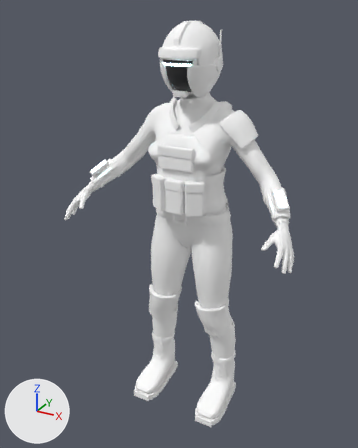
A saved change to the glTF model fractured-time/public/assets/characters/operative/operative.glb.
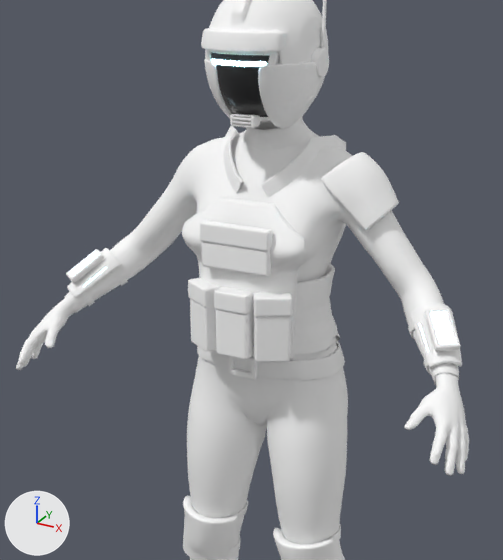
Old and new are each drawn whole from a 50 mm lens placed at (0.904, -1.798, 1.762), pointed at (-0.031, -0.097, 0.911) and again close up on the part from 16% to 87% of the width and 7% to 71% of the height. Arrows for +X, +Y and +Z are at lower left; the lights stay in place. The older version's two pictures come first. Vertices at exactly the same position are counted once.

In view in the first close-up: 'npc_belt', 'npc_carrier_front', 'npc_cheeks', 'npc_cummerbund', 'npc_gloves', 'npc_helmet', 'npc_kneepad_r', 'npc_pauldron_l', 'npc_pouches', 'npc_shirt', 'npc_trousers', 'npc_visor' and 13 more.
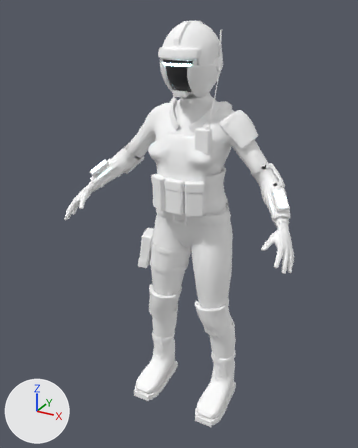
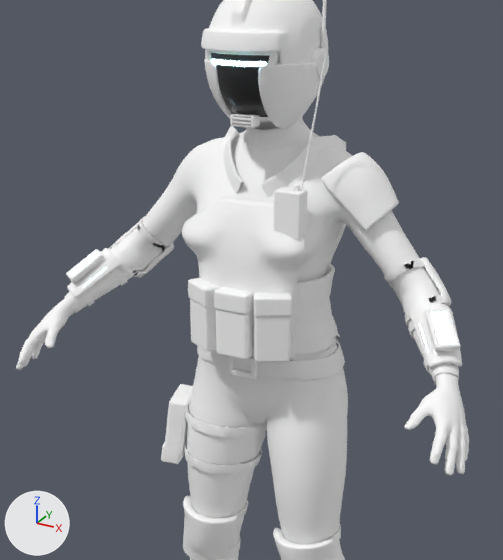
What changed in the scene script:
```text
Change me_mesh_21:
    used by ob_npc_pouches; location = (0.0, 0.0, 0.0)
    remove me_mesh_21.from_pydata(...)  # 2106 vertices, 4200 faces; spans x -0.119..0.119, y -0.207..-0.139, z 1.001..1.27
    add me_mesh_21.from_pydata(...)  # 2104 vertices, 4200 faces; spans x -0.119..0.119, y -0.207..-0.139, z 1.001..1.139
    me_mesh_21 part 1: the loose piece of 265 vertices spanning x -0.077..0.077, y -0.192..-0.169, z 1.178..1.27 is deleted
    other edits to the shape of me_mesh_21 do not show in these pictures
Add me_mesh_26_1:
    me_mesh_26_1.from_pydata(...)  # 439 vertices, 874 faces; spans x 0.072..0.128, y -0.1637..-0.1277, z 1.2529..1.3539
    me_mesh_26_1.materials.append(mat_hardware)  # white #ffffff
Add me_mesh_23_1:
    me_mesh_23_1.from_pydata(...)  # 842 vertices, 1734 faces; spans x -0.264..-0.001, y -0.147..0.06, z 0.66..0.823
    me_mesh_23_1.materials.append(mat_operative_gear)  # white #ffffff
Add me_mesh_11_1:
    me_mesh_11_1.from_pydata(...)  # 476 vertices, 1212 faces; spans x -0.3951..-0.2592, y -0.1044..0.0339, z 1.0743..1.2135
    me_mesh_11_1.materials.append(mat_operative_web)  # white #ffffff
Add me_mesh_10_1:
    me_mesh_10_1.from_pydata(...)  # 495 vertices, 1224 faces; spans x 0.2589..0.3954, y -0.1047..0.0336, z 1.075..1.2129
    me_mesh_10_1.materials.append(mat_operative_web)  # white #ffffff
Add me_mesh_0_1:
    me_mesh_0_1.from_pydata(...)  # 302 vertices, 600 faces; spans x 0.118..0.152, y -0.144..-0.114, z 1.341..1.59
    me_mesh_0_1.materials.append(mat_hardware)  # white #ffffff
Add ob_npc_radio:
    ob_npc_radio = bpy.data.objects.new('npc_radio', me_mesh_26_1)
    ob_npc_radio.location = (0.0, 0.0, 0.0)
Add ob_npc_legpouch:
    ob_npc_legpouch = bpy.data.objects.new('npc_legpouch', me_mesh_23_1)
    ob_npc_legpouch.location = (0.0, 0.0, 0.0)
Add ob_npc_elbowpad_r:
    ob_npc_elbowpad_r = bpy.data.objects.new('npc_elbowpad_r', me_mesh_11_1)
    ob_npc_elbowpad_r.location = (0.0, 0.0, 0.0)
Add ob_npc_elbowpad_l:
    ob_npc_elbowpad_l = bpy.data.objects.new('npc_elbowpad_l', me_mesh_10_1)
    ob_npc_elbowpad_l.location = (0.0, 0.0, 0.0)
Add ob_npc_antenna:
    ob_npc_antenna = bpy.data.objects.new('npc_antenna', me_mesh_0_1)
    ob_npc_antenna.location = (0.0, 0.0, 0.0)
```

Boxes [x1, y1, x2, y2] around the edits, measured in the close-ups (503 x 560 px):
'npc_pouches', reshaped (41% shorter): before [188, 220, 293, 362]; after [188, 278, 293, 362]
'npc_legpouch', added: after [161, 384, 267, 474]
'npc_radio', added: after [274, 184, 308, 240]
'npc_elbowpad_l', added: after [384, 257, 451, 326]
'npc_elbowpad_r', added: after [109, 216, 174, 278]
'npc_antenna', added: after [300, 53, 327, 191]
part 1 of me_mesh_21, deleted: before [200, 220, 272, 277]
